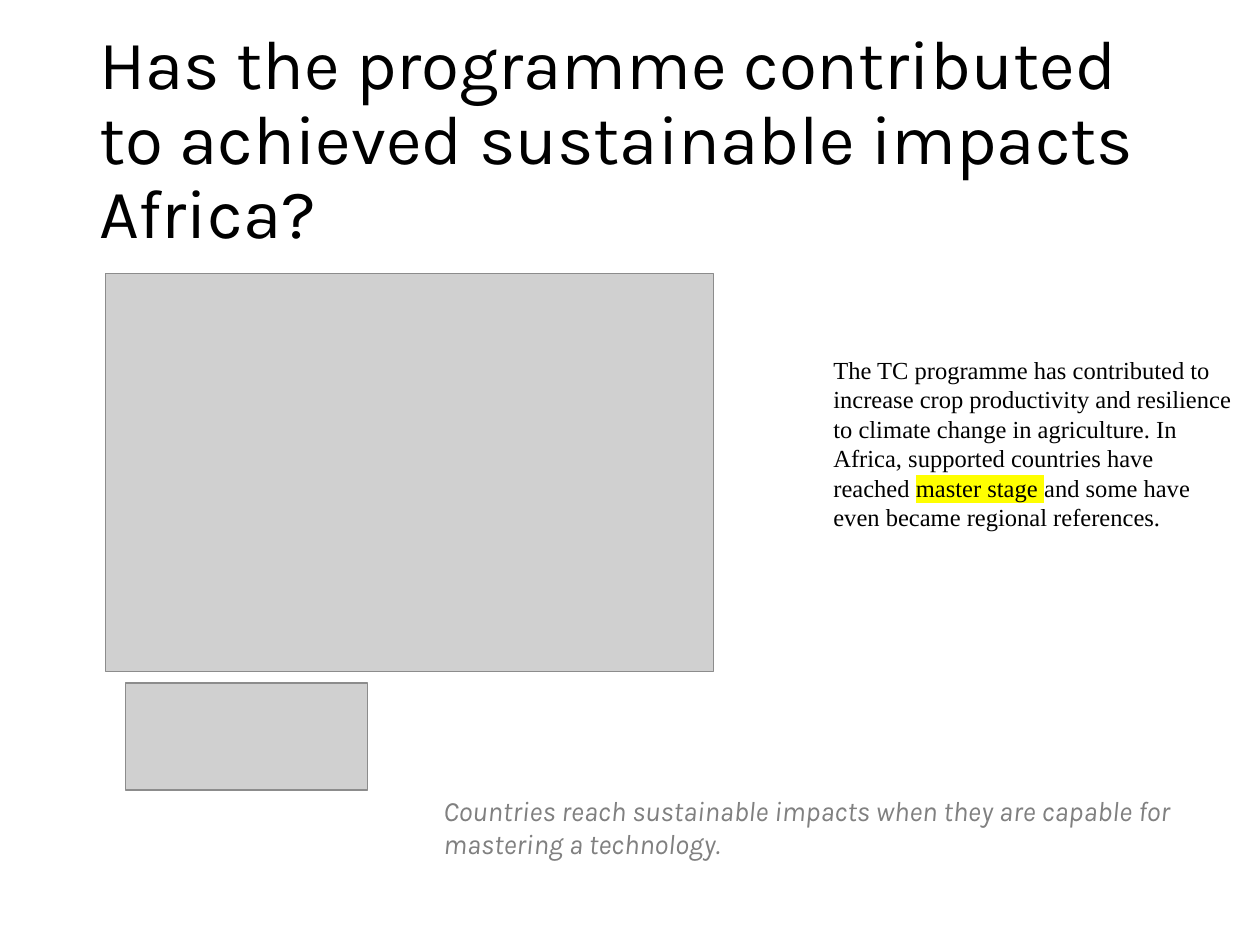
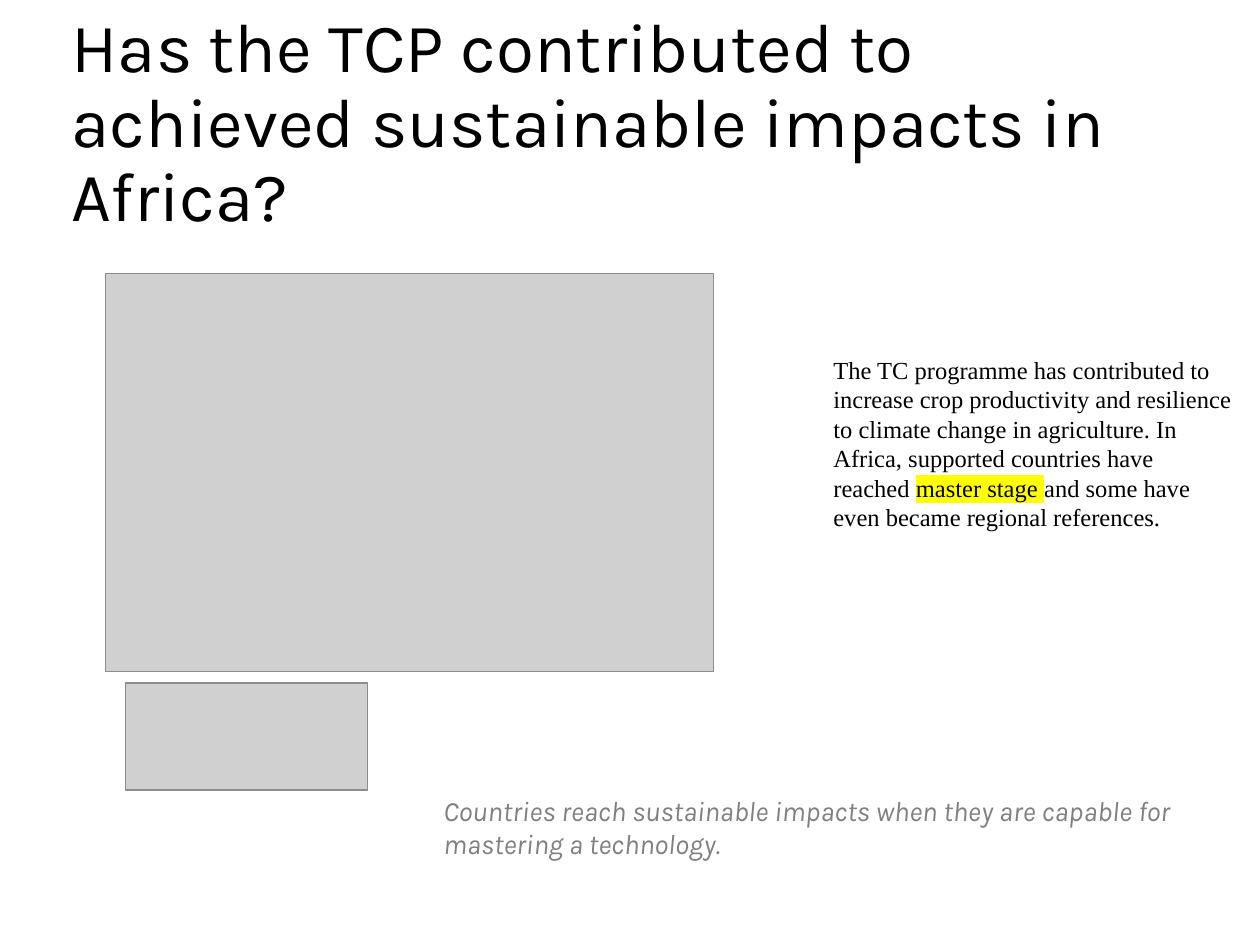
Before and after one commit to araupontones/IAEA3, a slide deck: slide 4 of report/food/Guide to interact with the dashboard.pptx. Drawn at 1260x945 pixels with LibreOffice and Linux fonts; fonts in the diff are those of the drawing; grey boxes stand for pictures. Boxes give left, top, right and bottom in pixels: in the first picture for what was removed or moved away, otherwise in the second. Text is boxed around its words. In the diff, an @@ line names an element or a change of style, - is before the commit and + after.

```diff
--- a/report/food/Guide to interact with the dashboard.pptx
+++ b/report/food/Guide to interact with the dashboard.pptx
@@ title at box(72, 24, 1104, 222): text changed @@
-Has the programme contributed to achieved sustainable impacts Africa?
+Has the TCP contributed to achieved sustainable impacts in Africa?
```
Also in this commit, not shown: 13 other files.
